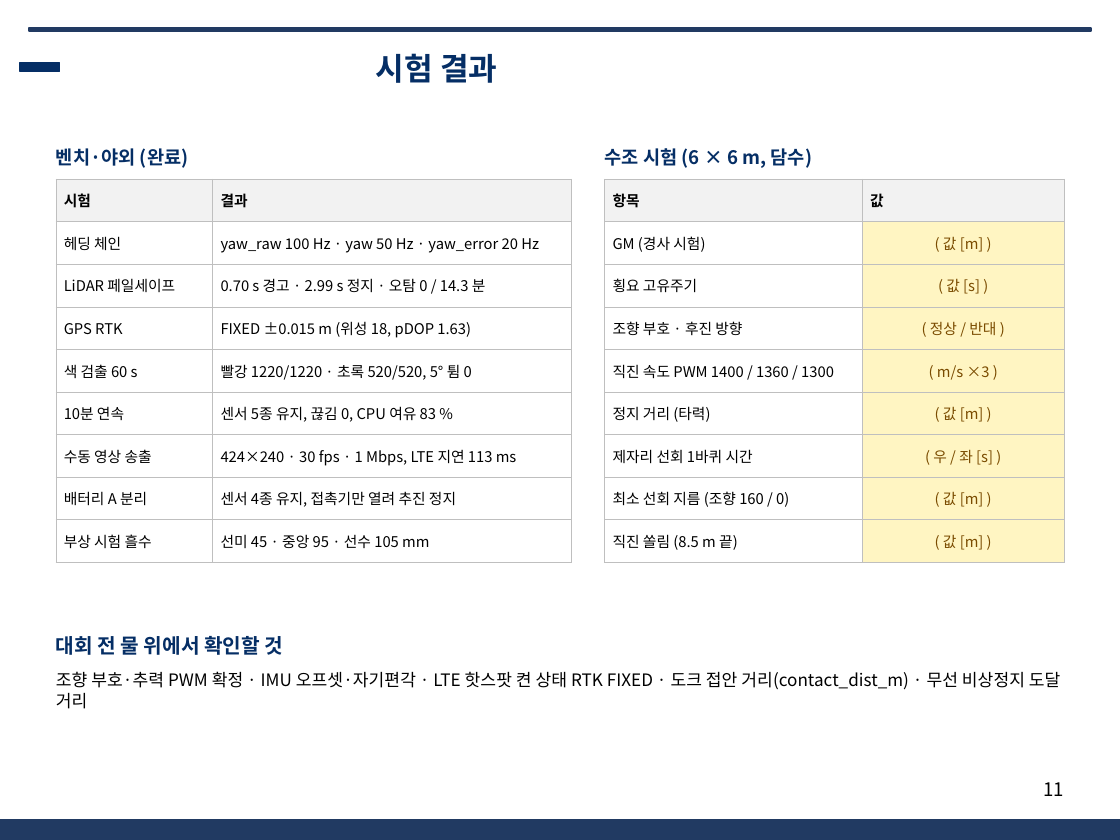
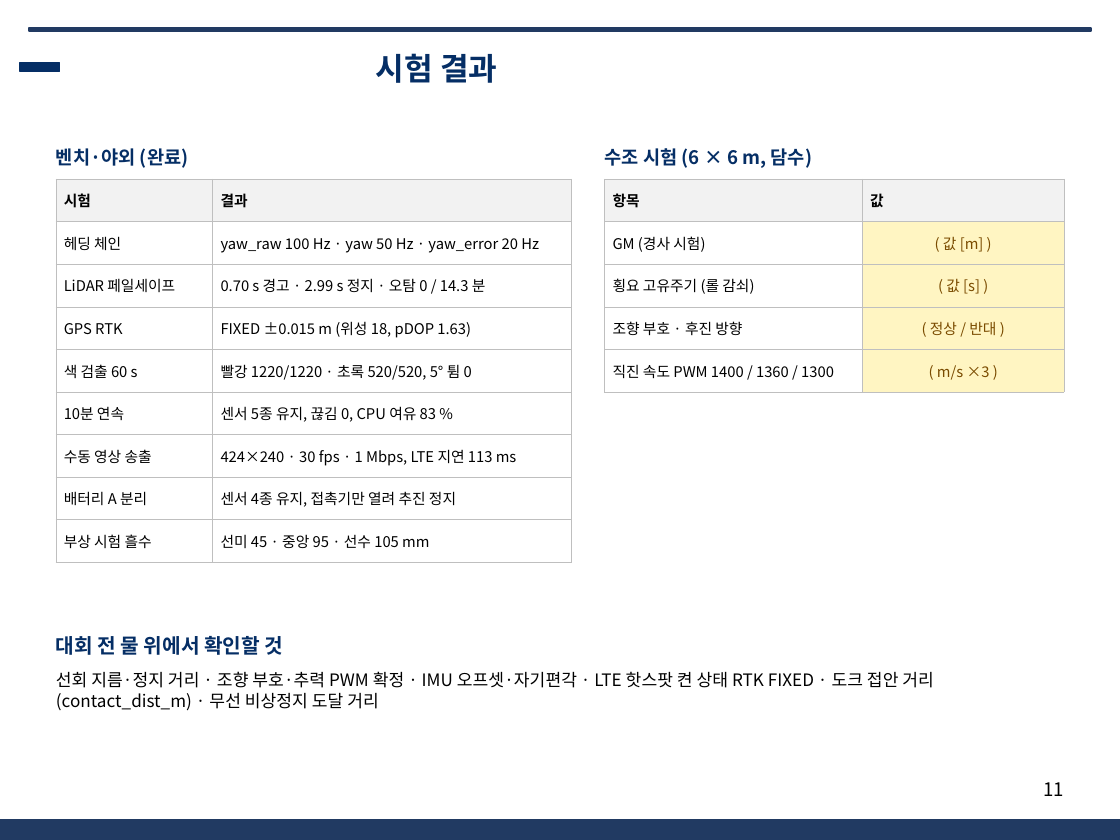
Before and after one commit to unmatsutake377-rgb/ros2_ws, a slide deck: slide 11 of docs/전달용/보고서_분담/발표자료_SSF_A.pptx. Drawn at 1120x840 pixels with LibreOffice and Linux fonts; fonts in the diff are those of the drawing; background and template pictures are left out. Boxes give left, top, right and bottom in pixels: in the first picture for what was removed or moved away, otherwise in the second. Text is boxed around its words. In the diff, an @@ line names an element or a change of style, - is before the commit and + after.

```diff
--- a/docs/전달용/보고서_분담/발표자료_SSF_A.pptx
+++ b/docs/전달용/보고서_분담/발표자료_SSF_A.pptx
@@ table at bbox=[605, 179, 1064, 384] @@
-row 3, column 1: 횡요 고유주기
+row 3, column 1: 횡요 고유주기 (롤 감쇠)
-row 6: 정지 거리 (타력) | ( 값 [m] )
-row 7: 제자리 선회 1바퀴 시간 | ( 우 / 좌 [s] )
-row 8: 최소 선회 지름 (조향 160 / 0) | ( 값 [m] )
-row 9: 직진 쏠림 (8.5 m 끝) | ( 값 [m] )
@@ text at bbox=[56, 671, 934, 711]: text changed @@
-조향 부호·추력 PWM 확정 · IMU 오프셋·자기편각 · LTE 핫스팟 켠 상태 RTK FIXED · 도크 접안 거리(contact_dist_m) · 무선 비상정지 도달 거리
+선회 지름·정지 거리 · 조향 부호·추력 PWM 확정 · IMU 오프셋·자기편각 · LTE 핫스팟 켠 상태 RTK FIXED · 도크 접안 거리(contact_dist_m) · 무선 비상정지 도달 거리
```
Also in this commit, not shown: 1 other slide changed, 6 other files.
